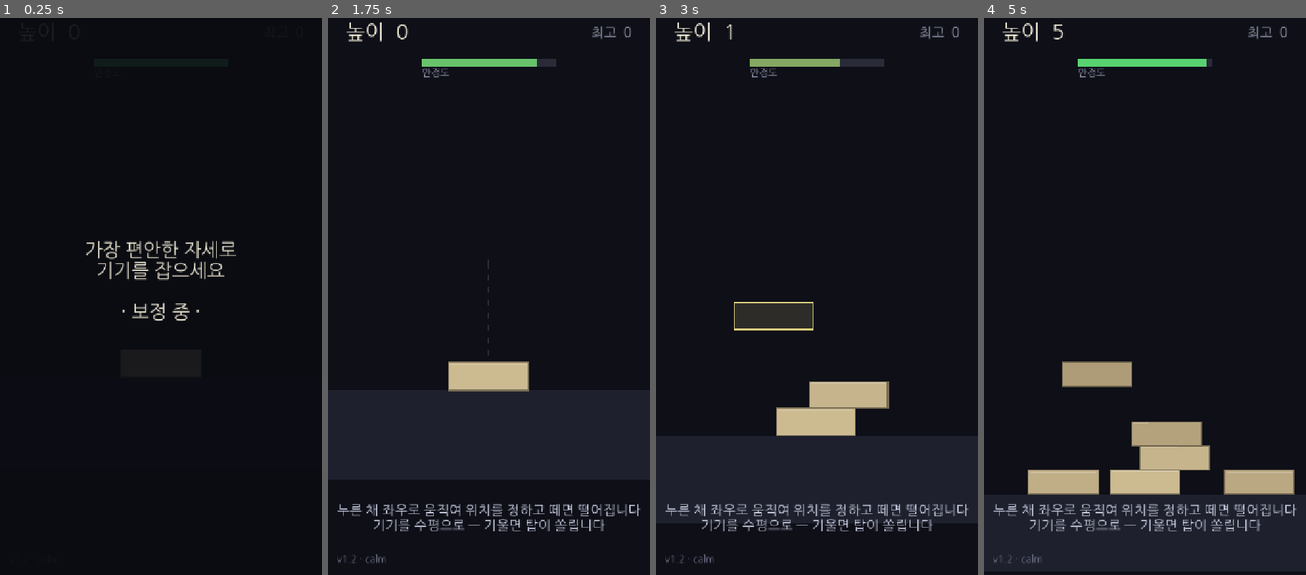
Above: before the commit, frames 1-4 (left to right).
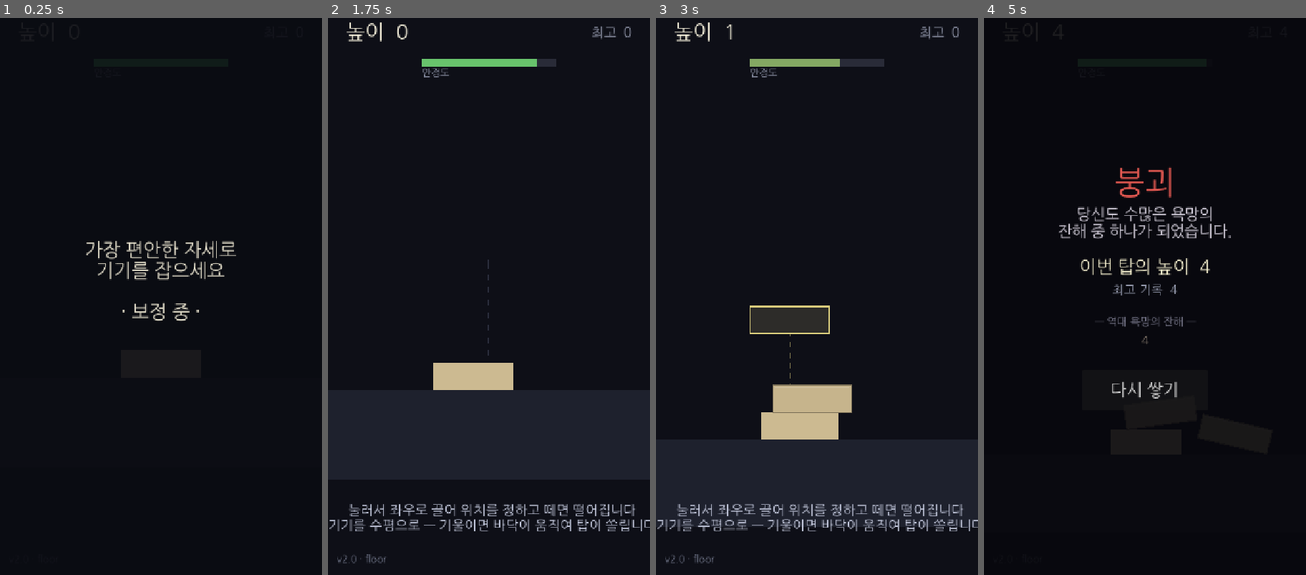
Above: after the commit, the same moments.

Repository: jungrok5/babel-tower
Game: Godot game, scene res://scenes/Main.tscn
The game is run twice, just before and just after one commit, with the same random seed, the same clock (stepped at 60 frames per second) and the same inputs.
Inputs (mouse positions are in pixels of both pictures, inside the frame that each line leads up to):
- Up to frame 1 (0.25 s): no input
- Up to frame 2 (1.75 s): tap Enter at 0.5 s; move the mouse to (559, 257) at 0.52 s; click (559, 257) at 0.67 s; tap Space at 0.77, 1.25 s; drag from (424, 318) to (472, 402) at 1.27 s
- Up to frame 3 (3 s): move the mouse to (849, 162) at 2.02 s; click (849, 162) at 2.17 s; drag from (800, 402) to (720, 201) at 2.77 s
- Up to frame 4 (5 s): move the mouse to (1241, 374) at 3.52 s; click (1241, 374) at 3.67 s; tap Space at 3.77 s; drag from (1048, 201) to (1096, 146) at 4.27 s

The runs differ from the first frame. In frame 2, 3.0% of the frame differs, in the area x 0-100%, y 61-98%; in frame 3, 5.2%; in frame 4, 23%, in the area x 0-100%, y 0-100%.

Commit message:
feat(v2.0): moving-floor physics — sensor moves the floor, gravity stays down
근본 재설계 (사용자 제안): 중력 방향을 회전시키던 방식(센서 지터→중력 흔들림→떨림)을
버리고, 바닥을 AnimatableBody2D 물리 객체로 만들어 센서 기울기만큼 좌우로 이동시킨다.
중력은 항상 아래로 고정 → 바닥이 멈추면 블록이 잠들어(sleep) 떨림이 원천 소멸.
바닥이 움직이면 마찰/관성으로 위 블록들이 끌려가고, 급격히 움직이면 무너진다(쟁반).

- 토대는 바닥(AnimatableBody)의 일부로 함께 이동
- 입력 변경: 어디를 눌러도 벽돌은 '중앙'에서 시작, 누른 지점 기준 상대 드래그로 좌우 이동
- Area2D 중력회전/블록 freeze/wake 로직 전부 제거

CI 물리 테스트로 수평 시 떨림(=0 기대)과 sleep 상태를 재측정.

Co-Authored-By: Claude Opus 4.8 <noreply@anthropic.com>
Claude-Session: https://claude.ai/code/session_01Jx8xk1vyhwdsC6SaQay3dQ

Diff:
--- a/scripts/main.gd
+++ b/scripts/main.gd
@@ -7,7 +7,7 @@
 enum State { CALIB, READY, OVER }
 
 ## 화면에 표시되는 빌드 버전 — 캐시된 옛 빌드인지 확인용. 변경 시마다 올린다.
-const GAME_VERSION := "v1.2 · calm"
+const GAME_VERSION := "v2.0 · floor"
 
 const BASE_X := 360.0
 const GROUND_TOP_Y := 1050.0
@@ -15,8 +15,8 @@
 const DROP_HEIGHT := 150.0          # 다음 벽돌이 떨어지기 시작하는 높이(짧게 = 연사 쌓기 쾌감)
 const TIP_ANGLE := 0.75             # 이 각도 이상 기울면 붕괴 (라디안)
 const COLLAPSE_FALL := 170.0        # 바닥 아래로 이만큼 떨어지면 붕괴
-const MAX_FLOOR_TILT := 0.7         # 기기를 최대로 기울였을 때 '바닥'이 기우는 각도(라디안)
-const GRAVITY_MAG := 1100.0         # 중력 크기
+const FLOOR_RANGE := 320.0          # 최대 기울임에서 바닥이 중심에서 좌우로 이동하는 거리(px)
+const FOUNDATION_TOP := GROUND_TOP_Y - BLOCK_SIZE.y   # 토대 윗면 Y
 const TILT_DEADZONE := 0.08         # 이보다 작은 기울기는 무시(미세 손떨림 → 떨림 방지)
 
 var state: int = State.CALIB
@@ -25,9 +25,10 @@
 var calib_timer: float = 0.0
 var go_shake: float = 0.0           # 붕괴 순간의 카메라 흔들림 버스트
 var web_permission_asked := false
-var gravity_area: Area2D            # 이 영역의 중력 방향을 기기 기울기로 회전시킨다
+var floor_body: AnimatableBody2D    # 센서에 따라 좌우로 움직이는 물리 바닥(+토대)
 var aiming := false                 # 손을 대고 위치를 조준 중인가
 var aim_x := BASE_X                 # 떨어뜨릴 가로 위치(월드 좌표)
+var drag_start_world := 0.0         # 드래그 시작 지점(상대 이동 기준)
 
 var cam: Camera2D
 var ui: CanvasLayer
@@ -51,49 +52,40 @@
 	_begin_calibration()
 
 
-## 데드존을 적용한 기울기 (작은 손떨림은 0으로 무시). -1..1
-func _tilt_amount() -> float:
-	if state != State.READY:
-		return 0.0
-	var raw := Motion.get_sway()
-	if absf(raw) <= TILT_DEADZONE:
-		return 0.0
-	return signf(raw) * (absf(raw) - TILT_DEADZONE) / (1.0 - TILT_DEADZONE)
-
-
 # ---------------------------------------------------------------- 월드 구성
 
 func _build_world() -> void:
-	# 중력 영역 — 기기 기울기만큼 '아래' 방향을 회전시킨다(엔진 중력 사용 → 안착이 깔끔).
-	gravity_area = Area2D.new()
-	gravity_area.gravity_space_override = Area2D.SPACE_OVERRIDE_REPLACE
-	gravity_area.gravity_point = false
-	gravity_area.gravity = GRAVITY_MAG
-	gravity_area.gravity_direction = Vector2(0, 1)
-	gravity_area.priority = 10
-	var acs := CollisionShape2D.new()
-	var arect := RectangleShape2D.new()
-	arect.size = Vector2(16000, 200000)   # 매우 높은 탑까지 덮는다
-	acs.shape = arect
-	gravity_area.add_child(acs)
-	gravity_area.position = Vector2(BASE_X, GROUND_TOP_Y - 90000.0)
-	add_child(gravity_area)
-
-	# 바닥
-	var ground := StaticBody2D.new()
-	ground.position = Vector2(BASE_X, GROUND_TOP_Y + 100.0)
+	# 센서에 따라 좌우로 움직이는 물리 바닥(AnimatableBody2D). 중력은 항상 아래로 고정.
+	# 위 블록들은 이 바닥과의 마찰/관성으로만 반응한다(= 쟁반을 좌우로 미는 것).
+	floor_body = AnimatableBody2D.new()
+	floor_body.sync_to_physics = true
+	var fmat := PhysicsMaterial.new()
+	fmat.friction = 0.9
+	fmat.bounce = 0.0
+	floor_body.physics_material_override = fmat
+
+	# 바닥판(콜리전 + 비주얼)
+	var gcs := CollisionShape2D.new()
 	var gshape := RectangleShape2D.new()
-	gshape.size = Vector2(2400.0, 200.0)
-	var gcs := CollisionShape2D.new()
+	gshape.size = Vector2(3200.0, 200.0)
 	gcs.shape = gshape
-	ground.add_child(gcs)
-	var gvis := Polygon2D.new()
-	gvis.polygon = PackedVector2Array([
-		Vector2(-1200, -100), Vector2(1200, -100),
-		Vector2(1200, 100), Vector2(-1200, 100)])
-	gvis.color = Color(0.12, 0.13, 0.18)
-	ground.add_child(gvis)
-	add_child(ground)
+	gcs.position = Vector2(BASE_X, GROUND_TOP_Y + 100.0)
+	floor_body.add_child(gcs)
+	floor_body.add_child(_make_rect_poly(
+		Vector2(BASE_X, GROUND_TOP_Y + 100.0), Vector2(3200.0, 200.0),
+		Color(0.12, 0.13, 0.18)))
+
+	# 초석(토대) — 바닥의 일부로 함께 움직인다
+	var fcs := CollisionShape2D.new()
+	var fshape := RectangleShape2D.new()
+	fshape.size = BLOCK_SIZE
+	fcs.shape = fshape
+	fcs.position = Vector2(BASE_X, GROUND_TOP_Y - BLOCK_SIZE.y * 0.5)
+	floor_body.add_child(fcs)
+	floor_body.add_child(_make_rect_poly(
+		Vector2(BASE_X, GROUND_TOP_Y - BLOCK_SIZE.y * 0.5), BLOCK_SIZE, _brick_color(0)))
+
+	add_child(floor_body)
 
 	# 카메라
 	cam = Camera2D.new()
@@ -103,14 +95,17 @@
 	add_child(cam)
 	cam.make_current()
 
-	# 초석 (첫 벽돌) — 점수에 포함되지 않는 토대
-	var base := _make_block(0)
-	base.position = Vector2(BASE_X, GROUND_TOP_Y - BLOCK_SIZE.y * 0.5 - 1.0)
-	add_child(base)
-	# 토대는 정적으로 고정 — 탑이 밑에서부터 주저앉는 것을 막는다
-	base.freeze = true
-	base.freeze_mode = RigidBody2D.FREEZE_MODE_STATIC
-	blocks.append(base)
+
+## 사각형 Polygon2D 생성 헬퍼(중심/크기/색)
+func _make_rect_poly(center: Vector2, size: Vector2, color: Color) -> Polygon2D:
+	var p := Polygon2D.new()
+	var hw := size.x * 0.5
+	var hh := size.y * 0.5
+	p.polygon = PackedVector2Array([
+		center + Vector2(-hw, -hh), center + Vector2(hw, -hh),
+		center + Vector2(hw, hh), center + Vector2(-hw, hh)])
+	p.color = color
+	return p
 
 
 func _make_block(level: int) -> Block:
@@ -157,11 +152,8 @@
 
 ## 지정한 가로 위치(at_x) 위에서 벽돌을 떨어뜨린다. 안착을 기다리지 않아 연사 가능.
 func _drop_block(at_x: float = BASE_X) -> void:
-	var top := _top_block()
-	var sy := GROUND_TOP_Y - BLOCK_SIZE.y * 0.5 - DROP_HEIGHT
-	if top != null:
-		# 세로는 항상 탑 꼭대기 위에서 낙하 (가로는 손 뗀 위치)
-		sy = top.position.y - top.block_size.y * 0.5 - DROP_HEIGHT
+	# 세로는 항상 탑 꼭대기 위에서 낙하 (가로는 손 뗀 위치)
+	var sy := _tower_top_edge() - BLOCK_SIZE.y * 0.5 - DROP_HEIGHT
 	var b := _make_block(score + 1)
 	b.position = Vector2(at_x, sy)
 	add_child(b)
@@ -199,14 +191,8 @@
 	cam.offset = Vector2.ZERO
 	cam.zoom = Vector2.ONE
 	cam.position = Vector2(BASE_X, GROUND_TOP_Y - 200.0)
-
-	var base := _make_block(0)
-	base.position = Vector2(BASE_X, GROUND_TOP_Y - BLOCK_SIZE.y * 0.5 - 1.0)
-	add_child(base)
-	# 토대는 정적으로 고정 — 탑이 밑에서부터 주저앉는 것을 막는다
-	base.freeze = true
-	base.freeze_mode = RigidBody2D.FREEZE_MODE_STATIC
-	blocks.append(base)
+	if is_instance_valid(floor_body):
+		floor_body.position = Vector2.ZERO   # 바닥을 중앙으로 (토대는 바닥의 일부라 유지됨)
 
 	over_panel.visible = false
 	state = State.READY
@@ -215,8 +201,8 @@
 # ---------------------------------------------------------------- 입력
 
 func _unhandled_input(event: InputEvent) -> void:
-	# 드래그해서 놓기: 누르는 순간부터 조준, 좌우로 끌어 위치를 정하고, 떼면 낙하.
-	# 터치는 emulate_mouse_from_touch로 마우스 이벤트가 되므로 마우스 이벤트로 처리.
+	# 어디를 눌러도 벽돌은 '중앙'에서 시작. 누른 지점 기준으로 좌우로 끌면 그만큼 이동,
+	# 떼면 낙하. (터치는 emulate_mouse_from_touch로 마우스 이벤트가 된다)
 	if event is InputEventKey:
 		if event.pressed and not event.echo and event.keycode == KEY_SPACE and state == State.READY:
 			_drop_block(_clamp_aim(BASE_X))
@@ -226,13 +212,15 @@
 		if event.pressed:
 			if state == State.READY:
 				aiming = true
-				aim_x = _clamp_aim(_screen_to_world_x(event.position))
+				drag_start_world = _screen_to_world_x(event.position)
+				aim_x = BASE_X                     # 무조건 중앙에서 시작
 		else:  # 손을 뗌 → 그 위치에 낙하
 			if aiming and state == State.READY:
 				_drop_block(aim_x)
 			aiming = false
 	elif aiming and (event is InputEventMouseMotion or event is InputEventScreenDrag):
-		aim_x = _clamp_aim(_screen_to_world_x(event.position))
+		# 누른 지점 대비 이동량만큼 중앙에서 좌우로
+		aim_x = _clamp_aim(BASE_X + _screen_to_world_x(event.position) - drag_start_world)
 
 
 func _screen_to_world_x(screen_pos: Vector2) -> float:
@@ -246,29 +234,33 @@
 # ---------------------------------------------------------------- 물리
 
 func _physics_process(_delta: float) -> void:
-	# 기기 기울기만큼 중력 영역의 '아래' 방향을 회전. 엔진 중력을 쓰므로 블록은
-	# 가만히 있으면 잠들어(sleep) 물리가 손대지 않는다 → 떨림 0.
-	var tilt := _tilt_amount()
-	var theta := tilt * MAX_FLOOR_TILT
-	if is_instance_valid(gravity_area):
-		gravity_area.gravity_direction = Vector2(sin(theta), cos(theta))
-
-	# 기울이는 중일 때만 블록을 깨워 반응시킨다. 수평이면 그대로 잠들어 안정.
-	if absf(tilt) > 0.0:
-		for b in blocks:
-			if is_instance_valid(b) and not b.freeze:
-				b.sleeping = false
+	# 센서 기울기만큼 바닥을 중심 기준 좌우로 이동시킨다. 중력은 항상 아래로 고정이므로
+	# 바닥이 멈추면 블록은 그대로 잠들어(sleep) 떨림이 없다. 바닥이 움직이면 마찰/관성으로
+	# 위 블록들이 끌려가고, 급격히 움직이면 꼭대기부터 무너진다.
+	var target_x := _tilt_amount() * FLOOR_RANGE
+	if is_instance_valid(floor_body):
+		floor_body.position.x = lerpf(floor_body.position.x, target_x, 0.18)
 
 	if state == State.CALIB or state == State.OVER:
 		return
 
 	_check_collapse()
+
+
+## 데드존을 적용한 기울기(작은 손떨림은 무시). -1..1
+func _tilt_amount() -> float:
+	if state != State.READY:
+		return 0.0
+	var raw := Motion.get_sway()
+	if absf(raw) <= TILT_DEADZONE:
+		return 0.0
+	return signf(raw) * (absf(raw) - TILT_DEADZONE) / (1.0 - TILT_DEADZONE)
 
 
 func _check_collapse() -> void:
 	var collapse_y := GROUND_TOP_Y + COLLAPSE_FALL
 	for b in blocks:
-		if not is_instance_valid(b) or b.freeze:  # 고정된 하단은 무너지지 않는다
+		if not is_instance_valid(b):
 			continue
 		if absf(b.rotation) > TIP_ANGLE:
 			_game_over()
@@ -279,7 +271,7 @@
 
 
 func _tower_top_edge() -> float:
-	var top := GROUND_TOP_Y
+	var top := FOUNDATION_TOP   # 블록이 없으면 토대 윗면
 	for b in blocks:
 		if is_instance_valid(b):
 			top = minf(top, b.position.y - b.block_size.y * 0.5)
@@ -358,7 +350,7 @@
 					state = State.READY
 				calib_label.text = "가장 편안한 자세로\n기기를 잡으세요\n\n· 보정 중 ·"
 		State.READY:
-			hint_label.text = "누른 채 좌우로 움직여 위치를 정하고 떼면 떨어집니다\n기기를 수평으로 — 기울면 탑이 쏠립니다"
+			hint_label.text = "눌러서 좌우로 끌어 위치를 정하고 떼면 떨어집니다\n기기를 수평으로 — 기울이면 바닥이 움직여 탑이 쏠립니다"
 		State.OVER:
 			hint_label.text = ""
 
